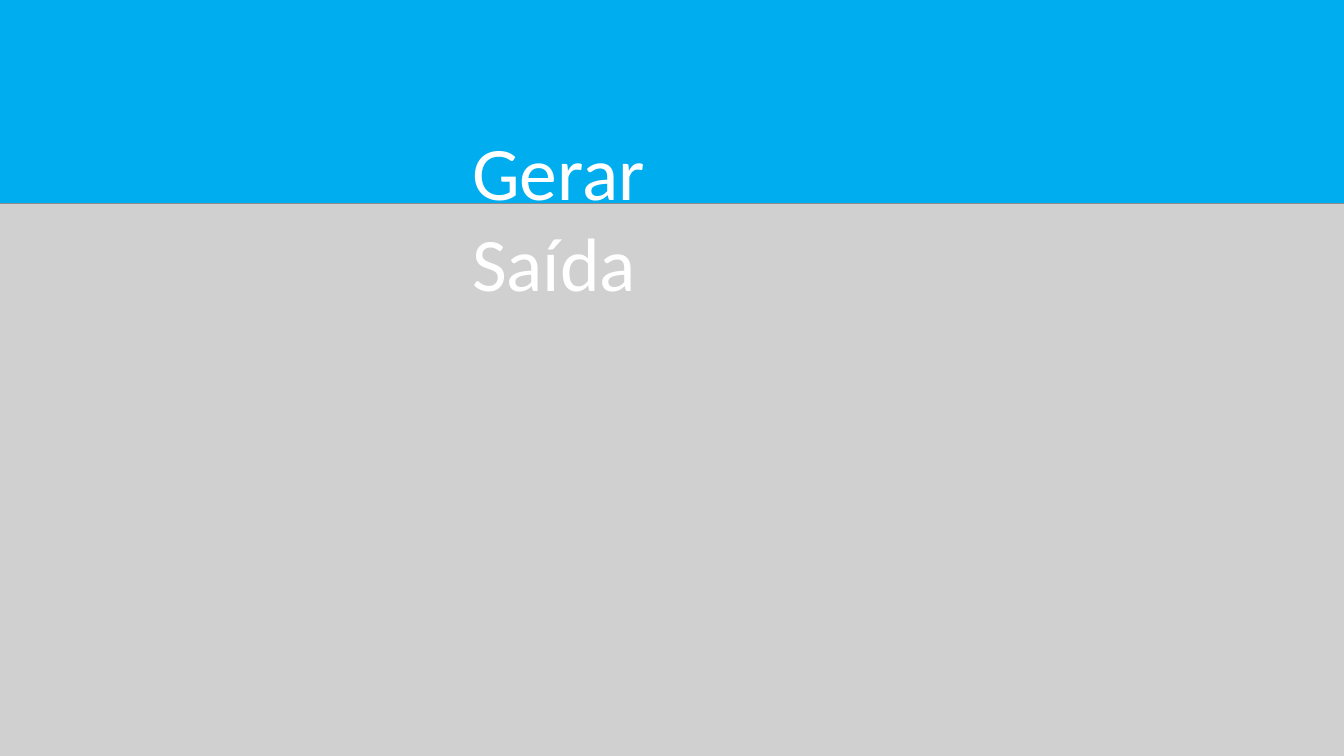
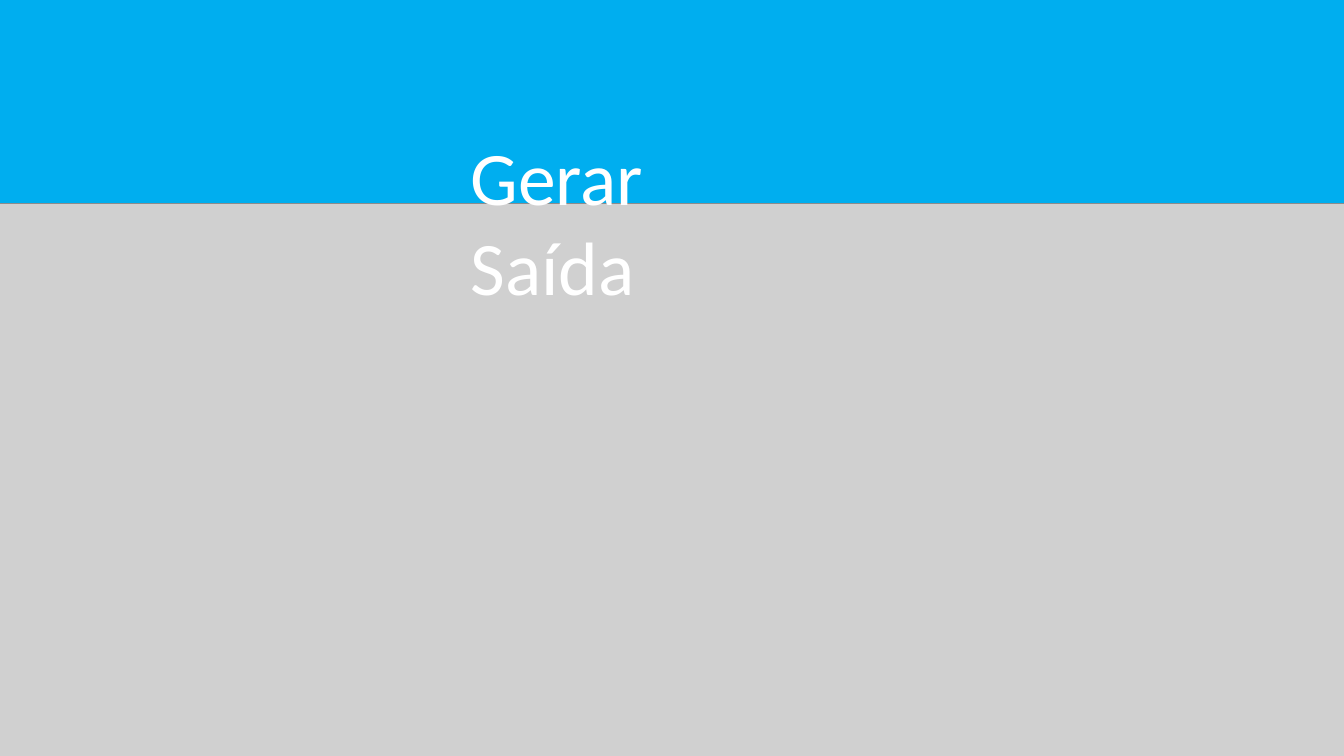
Before and after one commit to DouglasCPioC/engenharia-de-software-loja-de-motoboy, a slide deck: slide 19 of Slide/Projeto de uma empresa de motoboy.pptx (slide 15 before the commit). Drawn at 1344x756 pixels with LibreOffice and Linux fonts; fonts in the diff are those of the drawing; grey boxes stand for pictures. Boxes give left, top, right and bottom in pixels: in the first picture for what was removed or moved away, otherwise in the second. Text is boxed around its words. In the diff, an @@ line names an element or a change of style, - is before the commit and + after.

```diff
--- a/Slide/Projeto de uma empresa de motoboy.pptx
+++ b/Slide/Projeto de uma empresa de motoboy.pptx
@@ text "Gerar Saída": place and size @@
-text "Gerar Saída" at [472,151,645,291]
+text "Gerar Saída" at [471,156,644,295]
```
Also in this commit, not shown: 3 other slides changed, 9 slides added, 3 slides removed, 1 other file.
